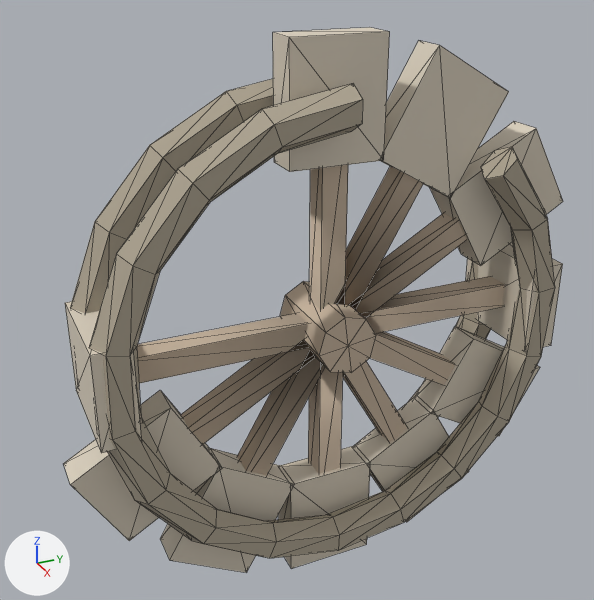
What one commit did to the OBJ model QuietCamp/Assets/QuietCamp/Authoring/LevelProps/qc_watermill_wheel.obj.
Both versions are drawn from a camera (50 mm lens) standing at (2.81, -1.4, 2.59) and looking at (-0.09, -0.1, 1.14). The axes (+X, +Y, +Z) are drawn at lower left. The lights are the same throughout. The older version comes first. Mesh edges are drawn as thin lines. Where no turn or scale is listed for an object, it has been applied to the vertices. Vertices at exactly the same position are counted once.

Script lines for the objects in view, before the commit:
```python
me_qc_watermill_wheel = bpy.data.meshes.new('qc_watermill_wheel')
me_qc_watermill_wheel.from_pydata(...)  # 366 vertices, 672 faces; spans x -0.25..0.25, y -1.13..1.13, z -0.15..2.23
# faces by material slot: [400, 152, 120]
me_qc_watermill_wheel.materials.append(mat_wood_dark)  # beige #afa593
me_qc_watermill_wheel.materials.append(mat_wood)  # beige #c8b6a0
me_qc_watermill_wheel.materials.append(mat_wood_light)  # pale yellow #dacfbe
ob_qc_watermill_wheel = bpy.data.objects.new('qc_watermill_wheel', me_qc_watermill_wheel)
ob_qc_watermill_wheel.location = (0.0, 0.0, 0.0)
```
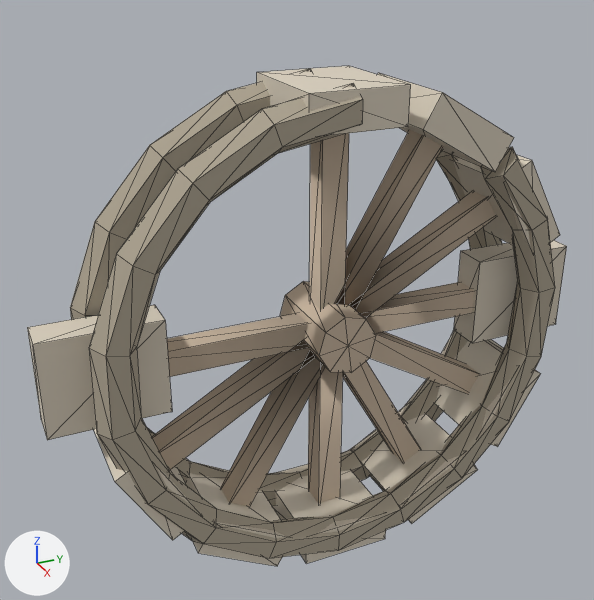
Location of each change, [x1, y1, x2, y2] in pixels of the pictures (594 x 600 px; the box of a moved part takes in the faces that stretch with it):
'qc_watermill_wheel', reshaped (8% wider, 8% shorter): before [64, 27, 563, 573]; after [27, 66, 567, 566]
part 1 of me_qc_watermill_wheel, moved or reshaped: before [273, 27, 390, 172]; after [257, 66, 411, 136]
part 2 of me_qc_watermill_wheel, moved or reshaped: before [65, 301, 141, 453]; after [27, 305, 172, 440]
part 3 of me_qc_watermill_wheel, moved or reshaped: before [278, 446, 370, 568]; after [272, 464, 386, 564]
part 4 of me_qc_watermill_wheel, moved or reshaped: before [466, 241, 563, 347]; after [454, 240, 567, 343]
part 5 of me_qc_watermill_wheel, moved or reshaped: before [64, 41, 563, 573]; after [94, 73, 560, 566]

Edits to the bpy script that builds the scene:
```text
Change me_qc_watermill_wheel:
    used by ob_qc_watermill_wheel; location = (0.0, 0.0, 0.0)
    remove me_qc_watermill_wheel.from_pydata(...)  # 366 vertices, 672 faces; spans x -0.25..0.25, y -1.13..1.13, z -0.15..2.23
    add me_qc_watermill_wheel.from_pydata(...)  # 366 vertices, 672 faces; spans x -0.25..0.25, y -1.19..1.19, z 0.01..2.08
    me_qc_watermill_wheel part 1: the loose piece of 8 vertices spanning x -0.08..0.08, y -0.2..0.2, z 1.75..2.23 is scaled about its middle by (3.2, 1, 0.313)
    me_qc_watermill_wheel part 2: the loose piece of 8 vertices spanning x -0.24..0.24, y -1.02..-0.87, z 0.84..1.24 is scaled about its middle by (0.313, 3.2, 1)
    me_qc_watermill_wheel part 3: the loose piece of 8 vertices spanning x -0.08..0.08, y -0.2..0.2, z -0.15..0.33 is scaled about its middle by (3.2, 1, 0.313)
    me_qc_watermill_wheel part 4: the loose piece of 8 vertices spanning x -0.24..0.24, y 0.88..1.03, z 0.84..1.24 is scaled about its middle by (0.313, 3.2, 1)
    me_qc_watermill_wheel part 5: 48 of 366 vertices moved; they spanned x -0.08..0.08, y -1.13..1.13, z -0.09..2.17 and now span x -0.24..0.24, y -0.99..0.99, z 0.05..2.03; mean shift (0.0, 0.0, 0.0); largest move (0.08, -1.13, 0.62) -> (0.24, -0.99, 0.7)
```
